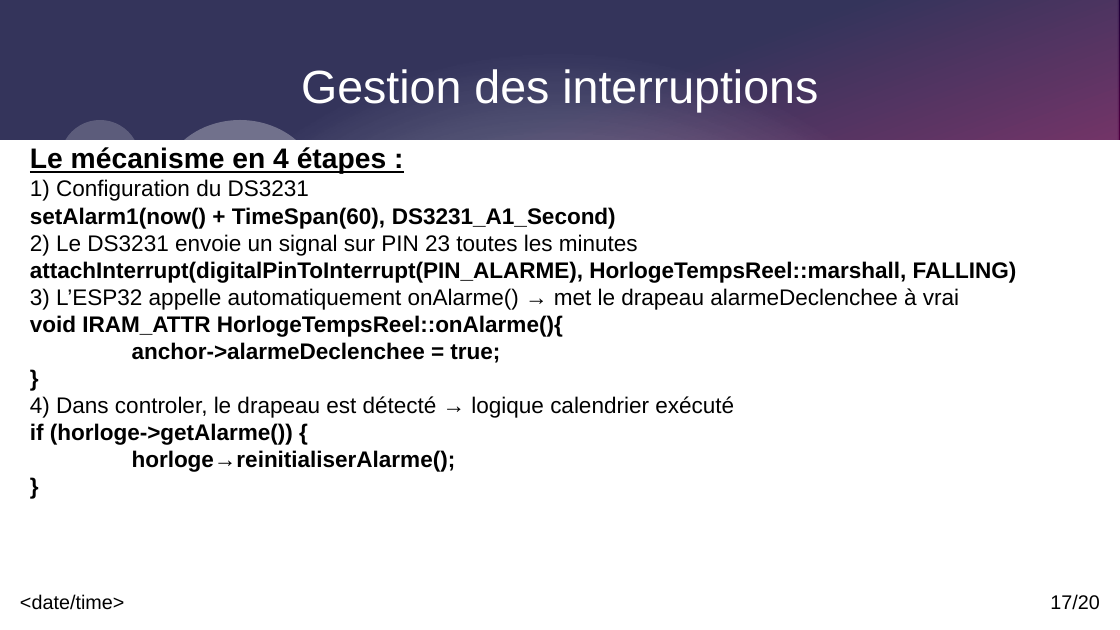
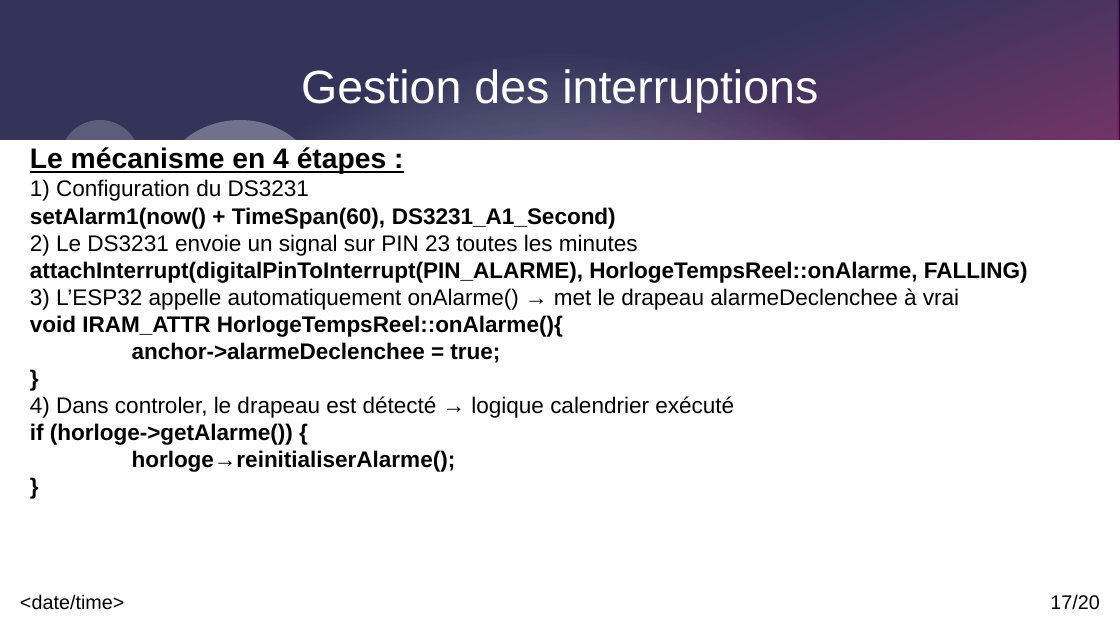
Before and after one commit to Corentinh2/PROJET_GESTIONNAIRE_DE_CHARGE, a slide deck: slide 17 of Projet_GestionnaireDeCharge/revue3.odp. Drawn at 1120x630 pixels with LibreOffice and Linux fonts; fonts in the diff are those of the drawing. Boxes give left, top, right and bottom in pixels: in the first picture for what was removed or moved away, otherwise in the second. Text is boxed around its words. In the diff, an @@ line names an element or a change of style, - is before the commit and + after.

```diff
--- a/Projet_GestionnaireDeCharge/revue3.odp
+++ b/Projet_GestionnaireDeCharge/revue3.odp
@@ text at (x1=30, y1=261, x2=1028, y2=283): text changed @@
-attachInterrupt(digitalPinToInterrupt(PIN_ALARME), HorlogeTempsReel::marshall, FALLING)
+attachInterrupt(digitalPinToInterrupt(PIN_ALARME), HorlogeTempsReel::onAlarme, FALLING)
```
Also in this commit, not shown: 6 other slides changed, 1 slide added, 1 slide removed, 3 other files.
